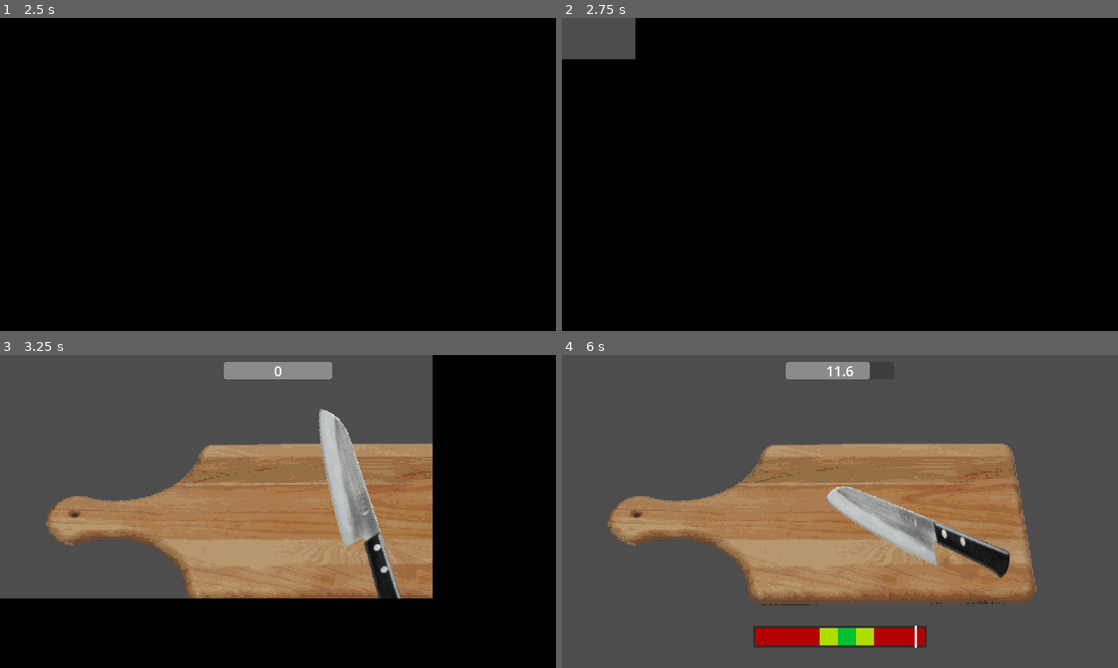
Above: before the commit, frames 1-4 (two rows, left to right).
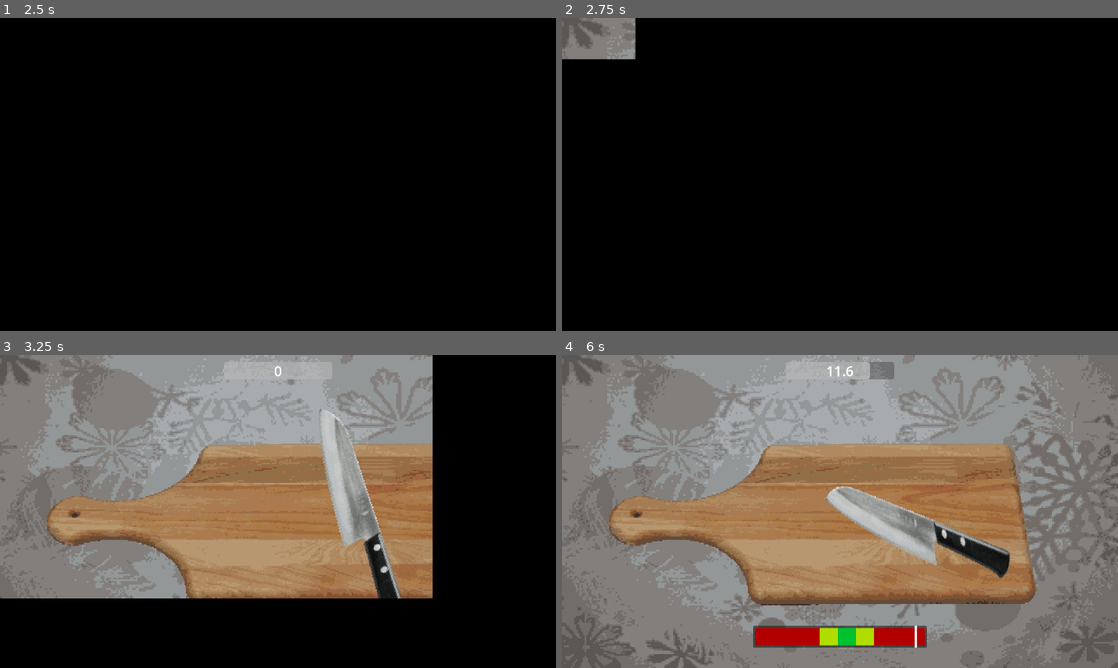
Above: after the commit, the same moments.

Repository: Chebrbober/GMTK-JAM
Game: Godot game, scene res://scenes/main_menu.tscn
Same seed, same stepped clock (60 frames per second), same inputs: the game is played once before the commit and once after it.
Inputs (mouse positions are in pixels of both pictures, inside the frame that each line leads up to):
- Up to frame 1 (2.5 s): click "Play" at 0.5 s; click "Play" at 1.25 s; tap Enter at 2 s; move the mouse to (400, 158) at 2.02 s; press the mouse at (400, 158) at 2.03 s; hold Right (move_right) from 2.03 s (still down); tap Space (jump) at 2.27 s
- Up to frame 2 (2.75 s): keep holding Right (move_right)
- Up to frame 3 (3.25 s): move the mouse to (166, 527) at 2.77 s; release Right (move_right) at 2.78 s; release the mouse at (166, 527) at 2.78 s; hold Down (move_down) from 2.78 s (still down); click (166, 527) at 2.85 s; tap Space (jump) at 3.02 s
- Up to frame 4 (6 s): move the mouse to (895, 442) at 3.52 s; release Down (move_down) at 3.53 s; press the mouse at (895, 442) at 3.53 s; hold Right (move_right) 3.53-4.28 s; move the mouse to (812, 574) at 4.27 s; release the mouse at (812, 574) at 4.28 s; hold Up (move_up) 4.28-5.03 s; click (812, 574) at 4.35 s; tap Space (jump) at 4.52, 5, 5.27 s; move the mouse to (1006, 558) at 5.02 s; press the mouse at (1006, 558) at 5.03 s; hold Left (move_left) from 5.03 s (still down); move the mouse to (673, 464) at 5.77 s; release the mouse at (673, 464) at 5.78 s; click (673, 464) at 5.85 s

Frame 1 is identical in both runs. In frame 2, 1.4% of the frame differs, in the area x 0-14%, y 0-14%; in frame 3, 34%; in frame 4, 66%, in the area x 0-100%, y 0-100%.
Error in both runs: Invalid access to property or key 'cuts_required' on a base object of type 'Nil'. (res://scripts/food.gd:22)

Commit message:
add background, vfxes and many sfxes

Diff:
--- a/default_bus_layout.tres
+++ b/default_bus_layout.tres
@@ -1,12 +1,6 @@
-[gd_resource type="AudioBusLayout" format=3]
+[gd_resource type="AudioBusLayout" format=3 uid="uid://dvt7br4r8oj4b"]
 
 [resource]
-bus/0/name = &"Master"
-bus/0/solo = false
-bus/0/mute = false
-bus/0/bypass_fx = false
-bus/0/volume_db = 0.0
-bus/0/send = &""
 bus/1/name = &"Music"
 bus/1/solo = false
 bus/1/mute = false
@@ -17,5 +11,5 @@
 bus/2/solo = false
 bus/2/mute = false
 bus/2/bypass_fx = false
-bus/2/volume_db = 0.0
+bus/2/volume_db = -1.12373
 bus/2/send = &"Master"
--- a/scenes/game.tscn
+++ b/scenes/game.tscn
@@ -1,5 +1,6 @@
-[gd_scene load_steps=21 format=3 uid="uid://60kgkd16lk48"]
-
+[gd_scene load_steps=27 format=3 uid="uid://60kgkd16lk48"]
+
+[ext_resource type="Texture2D" uid="uid://bcobyn2d5v8bo" path="res://assets/bg.jpg" id="1_ir15t"]
 [ext_resource type="Texture2D" uid="uid://djvoj8lutmv8w" path="res://assets/cutting_board.png" id="1_trtic"]
 [ext_resource type="Script" uid="uid://bhxd7n2o5j84x" path="res://addons/settings_menus/ui/pause_menu_ui.gd" id="1_uwrxv"]
 [ext_resource type="Script" uid="uid://xihw66v5bdwf" path="res://scripts/cut_bar.gd" id="2_lbhrr"]
@@ -14,6 +15,11 @@
 [ext_resource type="Shader" uid="uid://dwtppe48q0v5y" path="res://scripts/shaders/frozen.gdshader" id="10_kvpfn"]
 [ext_resource type="Texture2D" uid="uid://dwp7bu1aq307t" path="res://assets/knife.png" id="12_dinhu"]
 [ext_resource type="Script" uid="uid://mwkecv5rwwhh" path="res://scripts/knife.gd" id="12_kvuet"]
+[ext_resource type="AudioStream" uid="uid://yijrbh2g7tli" path="res://assets/freeze-sound-effect-fx.ogg" id="13_264po"]
+[ext_resource type="AudioStream" uid="uid://bo8ntvlnsd6tp" path="res://assets/drwrong__wind.ogg" id="14_1kice"]
+[ext_resource type="AudioStream" uid="uid://lq7ta2vocvic" path="res://assets/chopping-fruit_short_1.ogg" id="15_ca42v"]
+[ext_resource type="AudioStream" uid="uid://dfiwgputsckcp" path="res://assets/chopping-fruit_short_2.ogg" id="16_ssvqc"]
+[ext_resource type="AudioStream" uid="uid://byhsyat5q5sf2" path="res://assets/chopping-fruit_short_3.ogg" id="17_264po"]
 
 [sub_resource type="LabelSettings" id="LabelSettings_uwrxv"]
 font_size = 32
@@ -27,6 +33,45 @@
 shader_parameter/border_size = 0.2
 shader_parameter/distortion = 0.008
 shader_parameter/strength = 0.0
+
+[sub_resource type="Animation" id="Animation_kvuet"]
+length = 0.001
+tracks/0/type = "value"
+tracks/0/imported = false
+tracks/0/enabled = true
+tracks/0/path = NodePath(".:rotation")
+tracks/0/interp = 1
+tracks/0/loop_wrap = true
+tracks/0/keys = {
+"times": PackedFloat32Array(0),
+"transitions": PackedFloat32Array(1),
+"update": 0,
+"values": [0.0]
+}
+tracks/1/type = "value"
+tracks/1/imported = false
+tracks/1/enabled = true
+tracks/1/path = NodePath(".:position")
+tracks/1/interp = 1
+tracks/1/loop_wrap = true
+tracks/1/keys = {
+"times": PackedFloat32Array(0),
+"transitions": PackedFloat32Array(1),
+"update": 0,
+"values": [Vector2(838, 375)]
+}
+tracks/2/type = "value"
+tracks/2/imported = false
+tracks/2/enabled = true
+tracks/2/path = NodePath(".:skew")
+tracks/2/interp = 1
+tracks/2/loop_wrap = true
+tracks/2/keys = {
+"times": PackedFloat32Array(0),
+"transitions": PackedFloat32Array(1),
+"update": 0,
+"values": [0.0]
+}
 
 [sub_resource type="Animation" id="Animation_dinhu"]
 resource_name = "cut"
@@ -68,45 +113,6 @@
 "values": [0.539307, 0.190241, 0.0]
 }
 
-[sub_resource type="Animation" id="Animation_kvuet"]
-length = 0.001
-tracks/0/type = "value"
-tracks/0/imported = false
-tracks/0/enabled = true
-tracks/0/path = NodePath(".:rotation")
-tracks/0/interp = 1
-tracks/0/loop_wrap = true
-tracks/0/keys = {
-"times": PackedFloat32Array(0),
-"transitions": PackedFloat32Array(1),
-"update": 0,
-"values": [0.0]
-}
-tracks/1/type = "value"
-tracks/1/imported = false
-tracks/1/enabled = true
-tracks/1/path = NodePath(".:position")
-tracks/1/interp = 1
-tracks/1/loop_wrap = true
-tracks/1/keys = {
-"times": PackedFloat32Array(0),
-"transitions": PackedFloat32Array(1),
-"update": 0,
-"values": [Vector2(838, 375)]
-}
-tracks/2/type = "value"
-tracks/2/imported = false
-tracks/2/enabled = true
-tracks/2/path = NodePath(".:skew")
-tracks/2/interp = 1
-tracks/2/loop_wrap = true
-tracks/2/keys = {
-"times": PackedFloat32Array(0),
-"transitions": PackedFloat32Array(1),
-"update": 0,
-"values": [0.0]
-}
-
 [sub_resource type="AnimationLibrary" id="AnimationLibrary_trtic"]
 _data = {
 &"RESET": SubResource("Animation_kvuet"),
@@ -114,6 +120,19 @@
 }
 
 [node name="Game" type="Node2D"]
+
+[node name="Control" type="Control" parent="."]
+layout_mode = 3
+anchors_preset = 15
+anchor_right = 1.0
+anchor_bottom = 1.0
+grow_horizontal = 2
+grow_vertical = 2
+
+[node name="TextureRect" type="TextureRect" parent="Control"]
+layout_mode = 1
+size_flags_horizontal = 4
+texture = ExtResource("1_ir15t")
 
 [node name="CuttingBoard" type="Sprite2D" parent="."]
 position = Vector2(599.049, 388.75)
@@ -312,8 +331,16 @@
 mouse_filter = 2
 color = Color(0, 0.741176, 1, 1)
 
+[node name="AudioStreamPlayer" type="AudioStreamPlayer" parent="UI/RandomEvents/FrozenMode"]
+stream = ExtResource("13_264po")
+bus = &"Sfx"
+
+[node name="WindStreamPlayer" type="AudioStreamPlayer" parent="UI/RandomEvents/FrozenMode"]
+stream = ExtResource("14_1kice")
+bus = &"Sfx"
+
 [node name="Timer" type="Timer" parent="UI/RandomEvents"]
-wait_time = 20.0
+wait_time = 25.0
 autostart = true
 
 [node name="Knife" type="Sprite2D" parent="."]
@@ -324,11 +351,15 @@
 scale = Vector2(1.165, 0.795)
 texture = ExtResource("12_dinhu")
 script = ExtResource("12_kvuet")
+cut_sounds = Array[AudioStream]([ExtResource("15_ca42v"), ExtResource("16_ssvqc"), ExtResource("17_264po")])
 
 [node name="AnimationPlayer" type="AnimationPlayer" parent="Knife"]
 libraries = {
 &"": SubResource("AnimationLibrary_trtic")
 }
+
+[node name="AudioStreamPlayer" type="AudioStreamPlayer" parent="Knife"]
+bus = &"Sfx"
 
 [node name="PauseMenu" type="CanvasLayer" parent="."]
 script = ExtResource("1_uwrxv")
--- a/scripts/frozen_mode.gd
+++ b/scripts/frozen_mode.gd
@@ -6,6 +6,8 @@
 @onready var yellow_zone: ColorRect = $"../../CutBar/PanelContainer/MarginContainer/ManualControl/YellowZone"
 @onready var shader_rect: ColorRect = $ShaderRect
 @onready var material := shader_rect.material
+@onready var wind_stream_player: AudioStreamPlayer = $WindStreamPlayer
+@onready var audio_stream_player: AudioStreamPlayer = $AudioStreamPlayer
 @export var frozen_zone: ColorRect
 var tween: Tween
 
@@ -16,6 +18,10 @@
 	frozen_zone.custom_minimum_size = Vector2(30, 40)
 	frozen_zone.color = Color8(30, 125, 255, 255)
 	frozen_zone.name = "FrozenZone"
+	frozen_zone.material = material
+	frozen_zone.material.set_shader_parameter("strength", 0.7)
+	frozen_zone.material.set_shader_parameter("distortion", 0.4)
+	frozen_zone.material.set_shader_parameter("border_size", 32)
 
 	while true:
 		frozen_zone.position.x = randf_range(frozen_zone.custom_minimum_size.x, panel_container.size.x - frozen_zone.custom_minimum_size.x)
@@ -28,6 +34,10 @@
 func enable_mode() -> void:
 	if tween:
 		tween.kill()
+
+	wind_stream_player.play()
+	audio_stream_player.pitch_scale = randf_range(0.9, 1.1)
+	audio_stream_player.play()
 
 	cut_bar.temp_speed = cut_bar.speed*1.25
 
@@ -43,12 +53,17 @@
 	tween.parallel().tween_method(func(value):
 		material.set_shader_parameter("distortion", value), 0.0, 0.008, 2.0)
 
-	await get_tree().create_timer(5.0).timeout
+
+
+	await get_tree().create_timer(7.0).timeout
 	disable_mode()
 
 func disable_mode() -> void:
 	print("frozen zone disabled")
 	cut_bar.temp_speed = -1
+
+	audio_stream_player.pitch_scale = randf_range(0.9, 1.1)
+	audio_stream_player.play()
 
 	if tween:
 		tween.kill()
@@ -62,6 +77,7 @@
 		material.set_shader_parameter("border_size", value), 0.1, 0.0, 2.0)
 	tween.parallel().tween_method(func(value):
 		material.set_shader_parameter("distortion", value), 0.008, 0.0, 2.0)
+
 	await tween.finished
 	shader_rect.visible = false
 
--- a/scripts/knife.gd
+++ b/scripts/knife.gd
@@ -1,6 +1,15 @@
 extends Sprite2D
 
 @onready var animation_player: AnimationPlayer = $AnimationPlayer
+@onready var audio_stream_player: AudioStreamPlayer = $AudioStreamPlayer
+@export var cut_sounds: Array[AudioStream]
 
 func play_cut() -> void:
 	animation_player.play("cut")
+	pick_random_sound()
+
+func pick_random_sound() -> void:
+	var rand_cut_sound: AudioStream = cut_sounds.pick_random()
+	audio_stream_player.stream = rand_cut_sound
+	audio_stream_player.pitch_scale = randf_range(0.9, 1.1)
+	audio_stream_player.play()
--- a/scripts/resources/cucumber.tres
+++ b/scripts/resources/cucumber.tres
@@ -1,11 +1,13 @@
-[gd_resource type="Resource" script_class="FoodResource" load_steps=3 format=3 uid="uid://bj2psoy5wx7yc"]
+[gd_resource type="Resource" script_class="FoodResource" load_steps=4 format=3 uid="uid://bj2psoy5wx7yc"]
 
 [ext_resource type="Script" uid="uid://sf08sknbqt15" path="res://scripts/resources/food_res.gd" id="1_0lnky"]
 [ext_resource type="Texture2D" uid="uid://dpijq134y5cv8" path="res://assets/cucumber.png" id="2_o8myk"]
+[ext_resource type="Texture2D" uid="uid://bvv58co7o8pmx" path="res://assets/cucumber_slice.png" id="2_upntg"]
 
 [resource]
 script = ExtResource("1_0lnky")
 cuts_required = 5
 sprite = ExtResource("2_o8myk")
+slice_sprite = ExtResource("2_upntg")
 juice_particles_color = Color(0, 0.662745, 0, 1)
 metadata/_custom_type_script = "uid://sf08sknbqt15"
--- a/scripts/resources/eggplant.tres
+++ b/scripts/resources/eggplant.tres
@@ -1,11 +1,13 @@
-[gd_resource type="Resource" script_class="FoodResource" load_steps=3 format=3 uid="uid://bo1d1fr0wa8f7"]
+[gd_resource type="Resource" script_class="FoodResource" load_steps=4 format=3 uid="uid://bo1d1fr0wa8f7"]
 
 [ext_resource type="Script" uid="uid://sf08sknbqt15" path="res://scripts/resources/food_res.gd" id="1_yl0mp"]
+[ext_resource type="Texture2D" uid="uid://cn14gygdfh73u" path="res://assets/eggplant_slice.png" id="2_e3gjb"]
 [ext_resource type="Texture2D" uid="uid://e4kxatgc86dy" path="res://assets/eggplant.png" id="2_smypx"]
 
 [resource]
 script = ExtResource("1_yl0mp")
 cuts_required = 7
 sprite = ExtResource("2_smypx")
+slice_sprite = ExtResource("2_e3gjb")
 juice_particles_color = Color(0.701961, 0.6, 0, 1)
 metadata/_custom_type_script = "uid://sf08sknbqt15"
--- a/scripts/resources/pineapple.tres
+++ b/scripts/resources/pineapple.tres
@@ -1,11 +1,13 @@
-[gd_resource type="Resource" script_class="FoodResource" load_steps=3 format=3 uid="uid://bqailmn035a1d"]
+[gd_resource type="Resource" script_class="FoodResource" load_steps=4 format=3 uid="uid://bqailmn035a1d"]
 
 [ext_resource type="Script" uid="uid://sf08sknbqt15" path="res://scripts/resources/food_res.gd" id="1_l5pdf"]
 [ext_resource type="Texture2D" uid="uid://daoh52srj4wcq" path="res://assets/pineapple.png" id="2_4fs6u"]
+[ext_resource type="Texture2D" uid="uid://bd056qkicu0sj" path="res://assets/pineapple_slice.png" id="2_cldxe"]
 
 [resource]
 script = ExtResource("1_l5pdf")
 cuts_required = 10
 sprite = ExtResource("2_4fs6u")
+slice_sprite = ExtResource("2_cldxe")
 juice_particles_color = Color(0.929412, 0.713726, 0, 1)
 metadata/_custom_type_script = "uid://sf08sknbqt15"
Binary file added: assets/bg.jpg
Not shown, added: assets/bg.jpg.import
Not shown, added: assets/chopping-fruit_short_1.ogg.import
Not shown, added: assets/chopping-fruit_short_2.ogg.import
Not shown, added: assets/chopping-fruit_short_3.ogg.import
Binary file added: assets/cucumber_slice.png
Not shown, added: assets/cucumber_slice.png.import
Not shown, added: assets/drwrong__wind.ogg.import
Binary file added: assets/eggplant_slice.png
Not shown, added: assets/eggplant_slice.png.import
Not shown, added: assets/freeze-sound-effect-fx.ogg.import
Not shown, added: assets/photo_2026-07-25_10-30-23.jpg.import
(and 9 more such lines)
